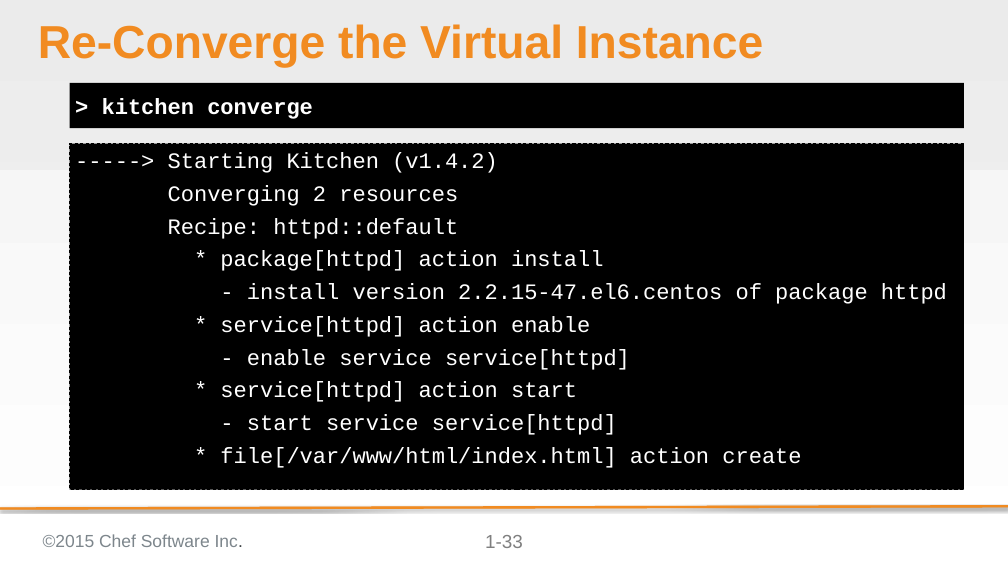
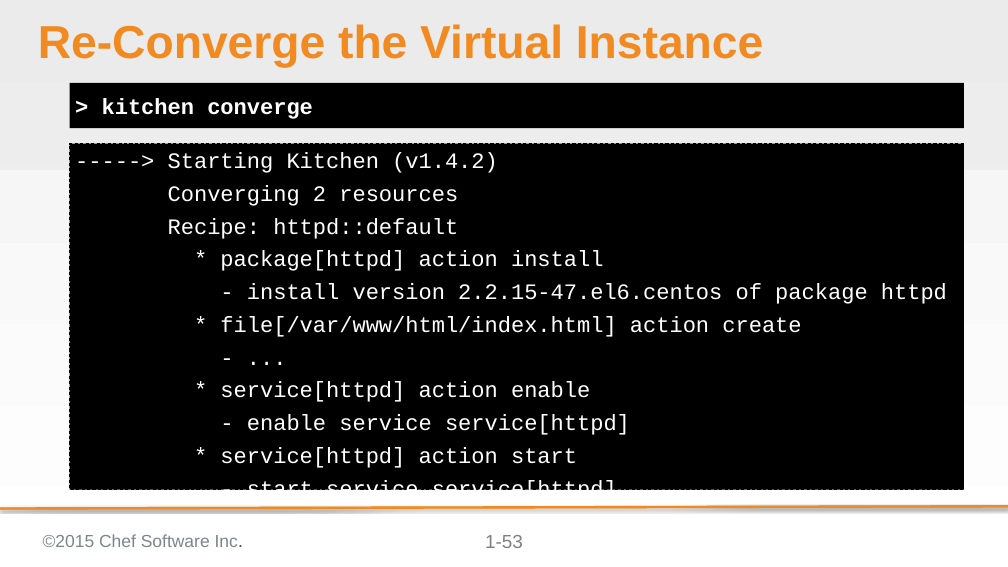
Before and after one commit to chef-training/test_driven_cookbook_development, a slide deck: slide 53 of 03-writing_a_test_first.pptx (slide 33 before the commit). Drawn at 1008x567 pixels with LibreOffice and Linux fonts; fonts in the diff are those of the drawing; background and template pictures are left out. Boxes give left, top, right and bottom in pixels: in the first picture for what was removed or moved away, otherwise in the second. Text is boxed around its words. In the diff, an @@ line names an element or a change of style, - is before the commit and + after.

```diff
--- a/03-writing_a_test_first.pptx
+++ b/03-writing_a_test_first.pptx
@@ text at (220,316,801,337): paragraphs added @@
+* file[/var/www/html/index.html] action create
+- ...
@@ text at (220,447,801,468): paragraph removed @@
-* file[/var/www/html/index.html] action create
@@ page number at (485,535,523,548): text changed @@
-1-33
+1-53
```
Also in this commit, not shown: 7 other slides changed, 22 slides added.
